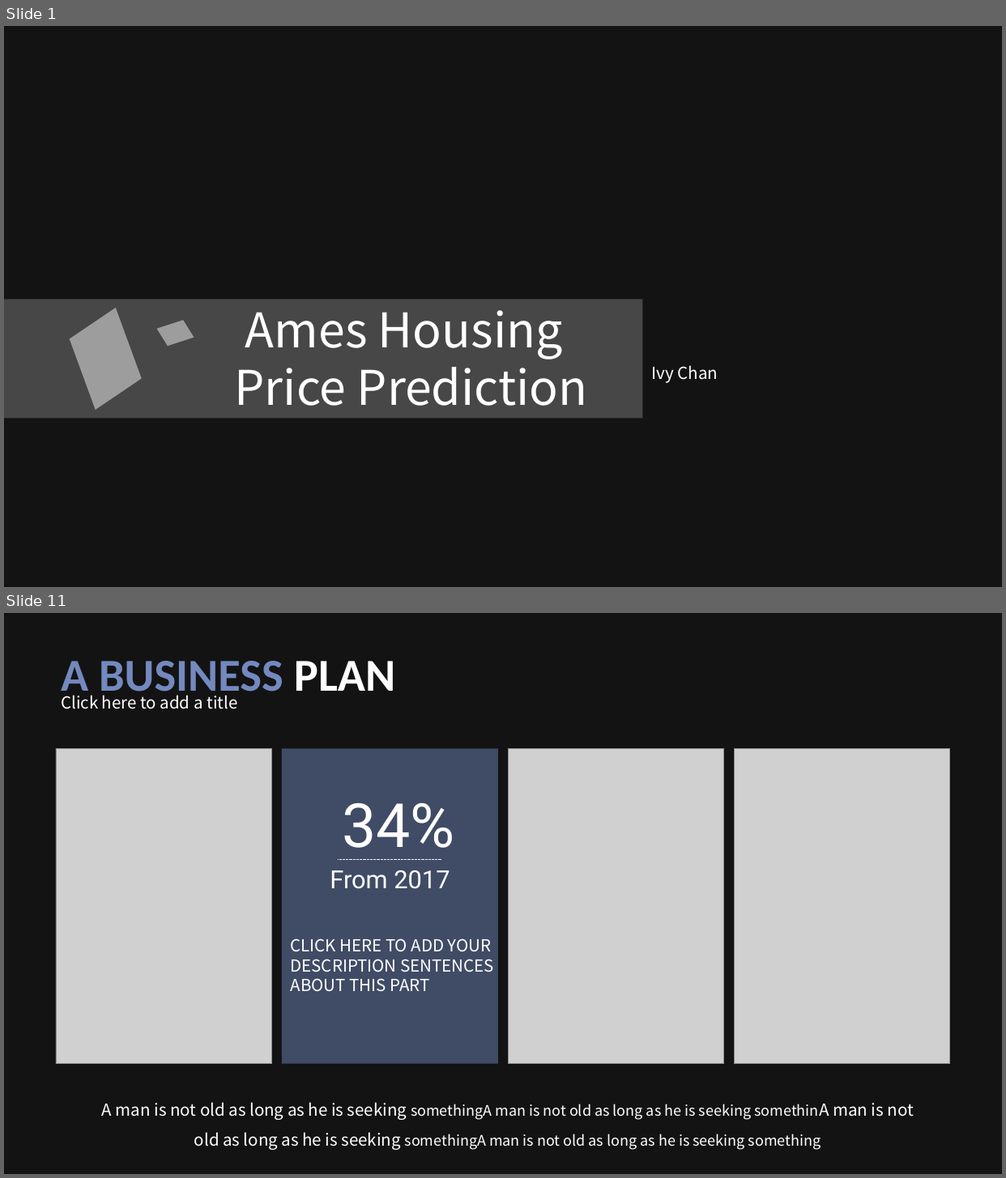
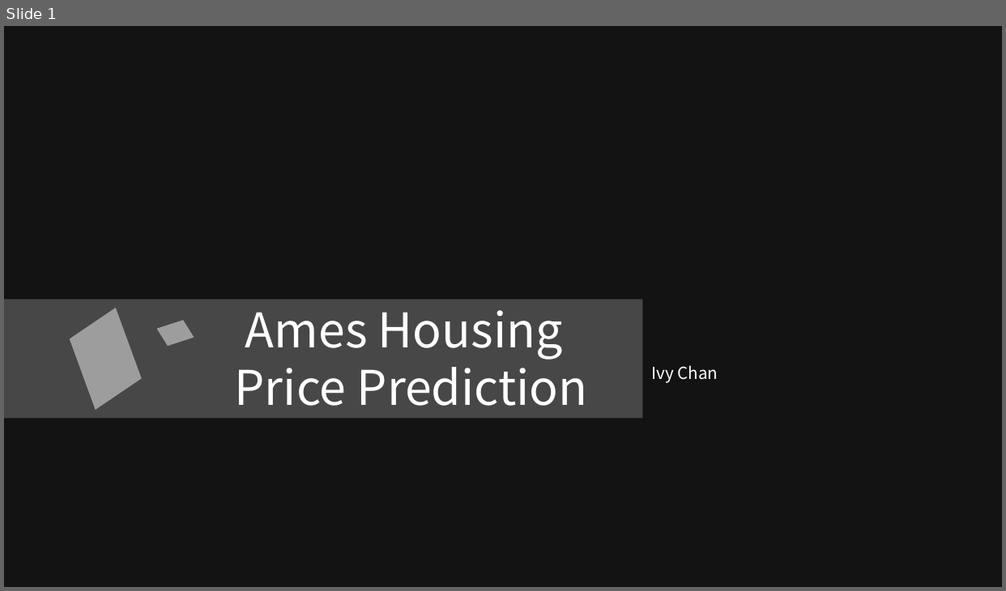
Before and after one commit to ylchanivy/DSI_-Project-2, a slide deck: DSI-Project 2.pptx. Shown one above the other, each under a label of ours: slides 1 and 11 before the commit, slide 1 after it; the slides between them are not shown. The pictures are 1006x1178 and 1006x591 pixels, drawn with LibreOffice and Linux fonts; fonts in the diff are those of the drawing; grey boxes stand for pictures; background and template pictures are left out; a plain dark background stands for a picture behind light text. Boxes give left, top, right and bottom in pixels: in the first picture for what was removed or moved away, otherwise in the second. Text is boxed around its words. In the diff, an @@ line names an element or a change of style, - is before the commit and + after.

```diff
--- a/DSI-Project 2.pptx
+++ b/DSI-Project 2.pptx
@@ slide 11 removed at [4,613,1002,1174], background picture (left out) @@
@@ rectangle removed at [4,613,1002,1174] @@
@@ text removed at [61,661,395,701] @@
-A BUSINESS PLAN
@@ text removed at [61,695,237,709] @@
-Click here to add a title
@@ picture removed at [56,748,272,1063] @@
@@ rectangle removed at [282,748,498,1063] @@
@@ picture removed at [508,748,724,1063] @@
@@ picture removed at [734,748,950,1063] @@
@@ text removed at [342,803,455,860] @@
-34%
@@ text removed at [330,871,450,889] @@
-From 2017
@@ line removed from (338, 859) to (442, 859) @@
@@ text removed at [291,939,493,992] @@
-CLICK HERE TO ADD YOUR DESCRIPTION SENTENCES ABOUT THIS PART
@@ text removed at [102,1102,914,1150] @@
-A man is not old as long as he is seeking somethingA man is not old as long as he is seeking somethinA man is not old as long as he is seeking somethingA man is not old as long as he is seeking something
```
Also in this commit, not shown: 12 slides added, 26 other slides removed, 3 other files.
